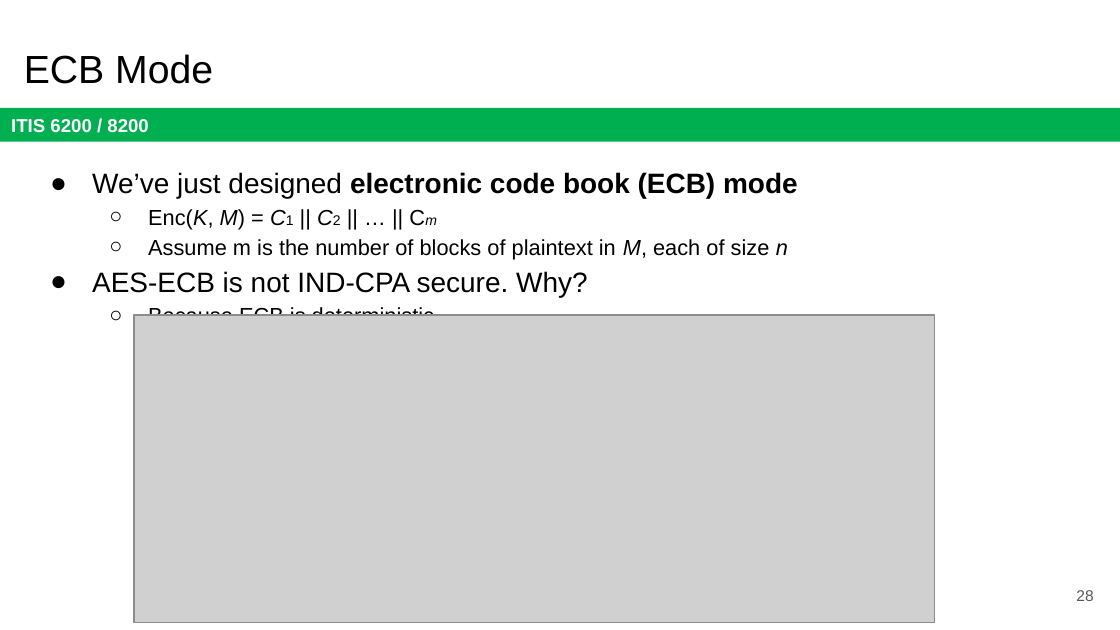
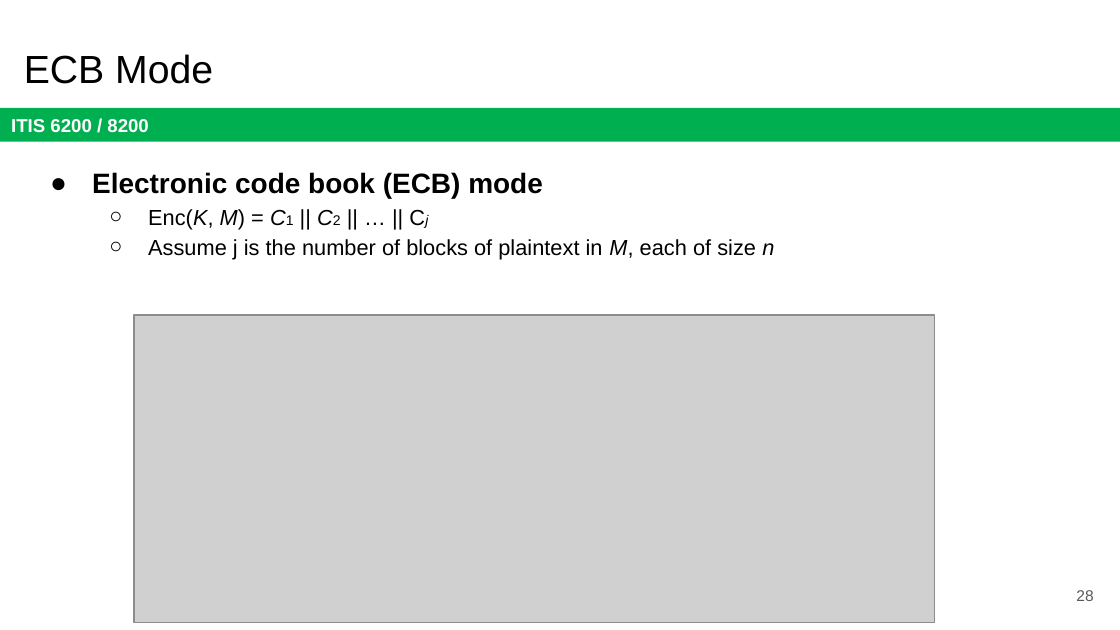
Before and after one commit to jx5c/github.io, a slide deck: slide 28 of teaching/ITIS6200/2023fa/lectures/lec03.pptx. Drawn at 1120x630 pixels with LibreOffice and Linux fonts; fonts in the diff are those of the drawing; grey boxes stand for pictures. Boxes give left, top, right and bottom in pixels: in the first picture for what was removed or moved away, otherwise in the second. Text is boxed around its words. In the diff, an @@ line names an element or a change of style, - is before the commit and + after.

```diff
--- a/teaching/ITIS6200/2023fa/lectures/lec03.pptx
+++ b/teaching/ITIS6200/2023fa/lectures/lec03.pptx
@@ text at [92, 172, 774, 259]: text changed @@
-● We’ve just designed electronic code book (ECB) mode
-  ○ Enc(K, M) = C1 || C2 || … || Cm
-  ○ Assume m is the number of blocks of plaintext in M, each of size n
-● AES-ECB is not IND-CPA secure. Why?
-  ○ Because ECB is deterministic
+● Electronic code book (ECB) mode
+  ○ Enc(K, M) = C1 || C2 || … || Cj
+  ○ Assume j is the number of blocks of plaintext in M, each of size n
```
Also in this commit, not shown: 25 other slides changed, 1 other file.
